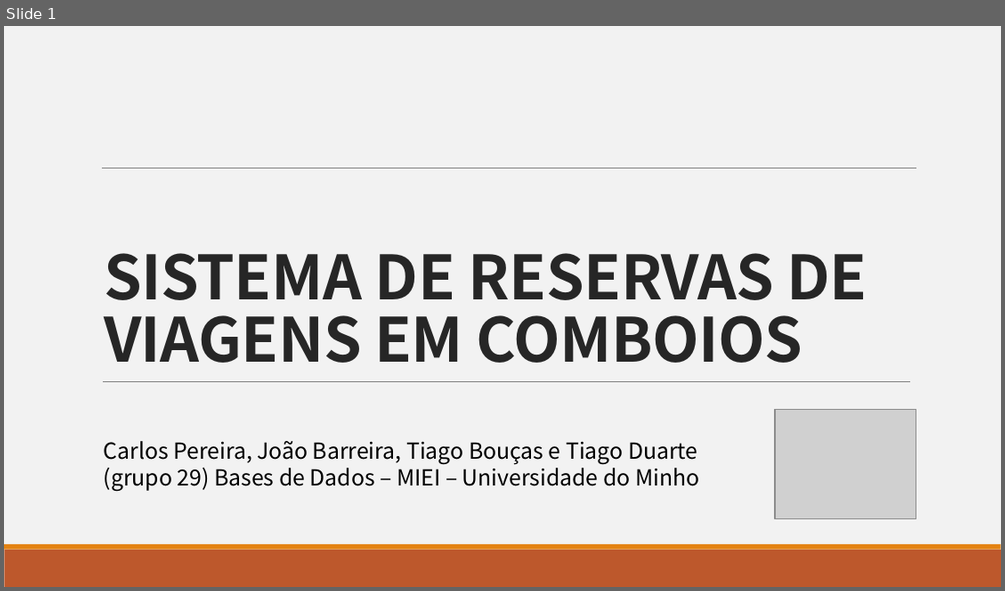
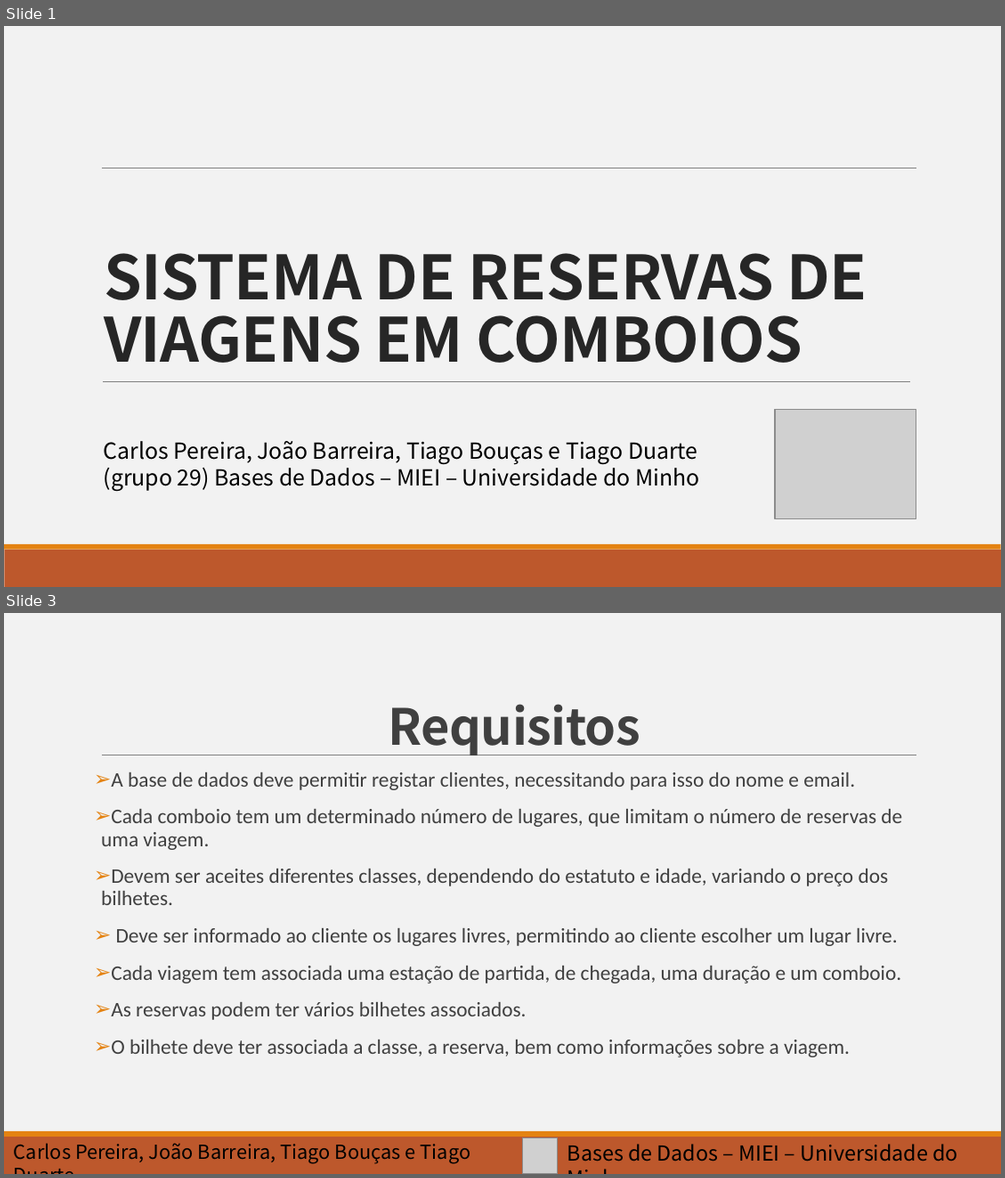
Before and after one commit to barreira/bd-1617, a slide deck: Slides.pptx. Shown one above the other, each under a label of ours: slide 1 before the commit, slides 1 and 3 after it; the slides between them are not shown. The pictures are 1005x591 and 1005x1178 pixels, drawn with LibreOffice and Linux fonts; fonts in the diff are those of the drawing; grey boxes stand for pictures. Boxes give left, top, right and bottom in pixels: in the first picture for what was removed or moved away, otherwise in the second. Text is boxed around its words. In the diff, an @@ line names an element or a change of style, - is before the commit and + after.

```diff
--- a/Slides.pptx
+++ b/Slides.pptx
@@ slide 3 added at [4, 613, 1001, 1174], background #F2F2F2; not listed: 3 template elements that a slide beside it also shows @@
@@ title added at [388, 704, 640, 755], 36 pt, text #404040, bold @@
+Requisitos
@@ text added at [101, 772, 902, 1057], 15 pt, text #404040 @@
+➢ A base de dados deve permitir registar clientes, necessitando para isso do nome e email.
+➢ Cada comboio tem um determinado número de lugares, que limitam o número de reservas de uma viagem.
+➢ Devem ser aceites diferentes classes, dependendo do estatuto e idade, variando o preço dos bilhetes.
+➢ Deve ser informado ao cliente os lugares livres, permitindo ao cliente escolher um lugar livre.
+➢ Cada viagem tem associada uma estação de partida, de chegada, uma duração e um comboio.
+➢ As reservas podem ter vários bilhetes associados.
+➢ O bilhete deve ter associada a classe, a reserva, bem como informações sobre a viagem.
@@ text added at [14, 1143, 471, 1164], 14 pt, text #000000 @@
+Carlos Pereira, João Barreira, Tiago Bouças e Tiago Duarte
@@ picture added at [522, 1137, 558, 1173] @@
@@ text added at [567, 1143, 959, 1161], 15 pt, text #000000 @@
+Bases de Dados – MIEI – Universidade do Minho
```
Also in this commit, not shown: 7 other slides added, 1 slide removed.
